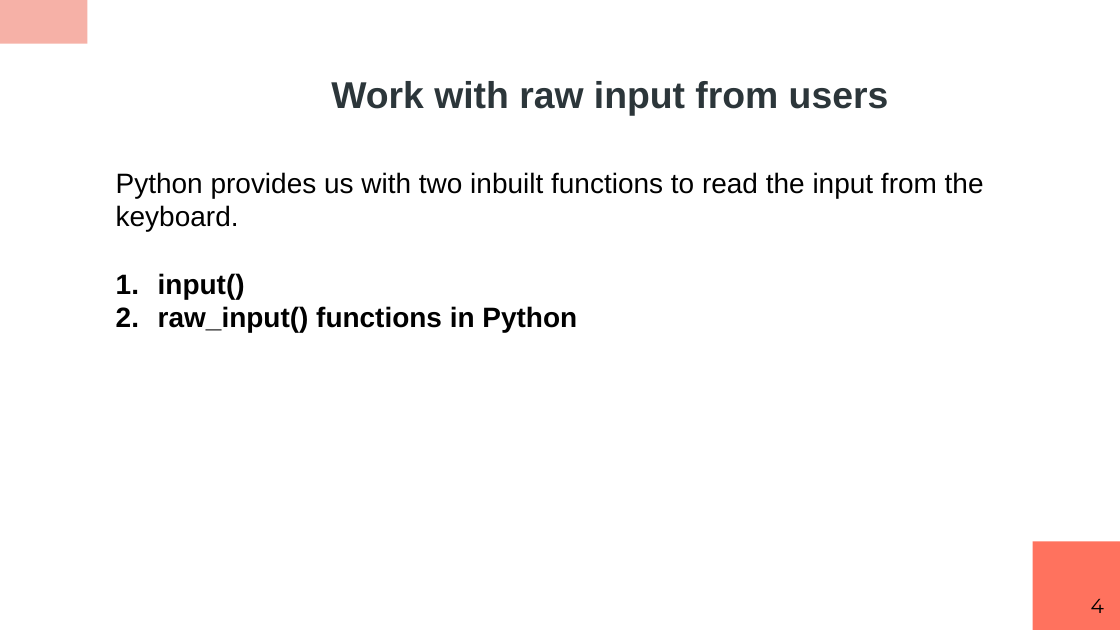
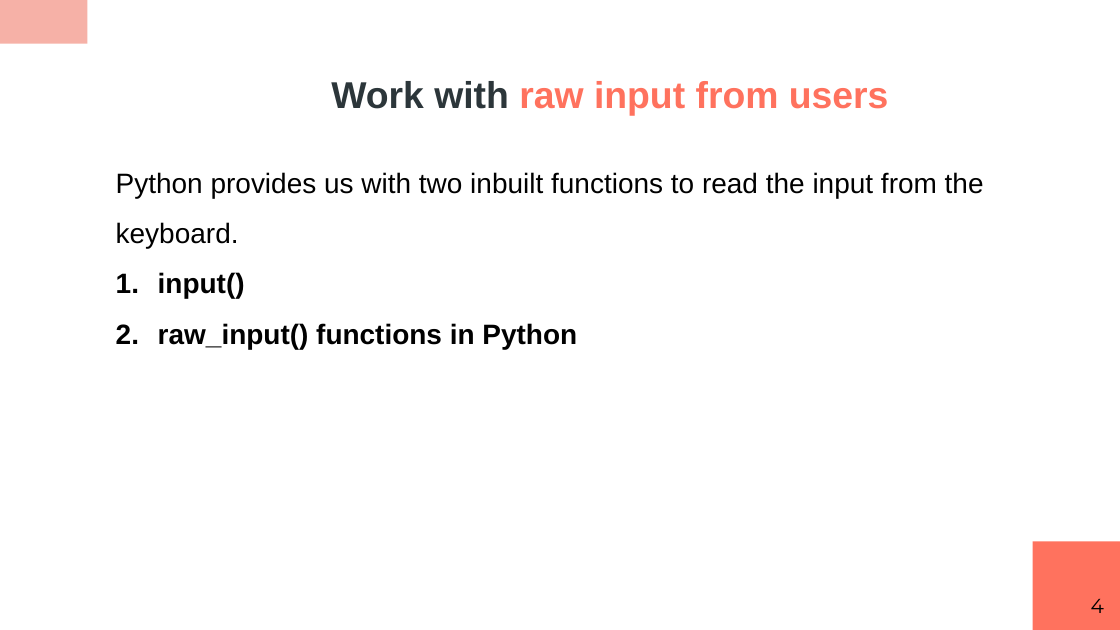
Before and after one commit to RashmivernekarN/ai_with_python_keonics, a slide deck: slide 4 of module2/ppt/Python Scripting.pptx. Drawn at 1120x630 pixels with LibreOffice and Linux fonts; fonts in the diff are those of the drawing. Boxes give left, top, right and bottom in pixels: in the first picture for what was removed or moved away, otherwise in the second. Text is boxed around its words. In the diff, an @@ line names an element or a change of style, - is before the commit and + after.

```diff
--- a/module2/ppt/Python Scripting.pptx
+++ b/module2/ppt/Python Scripting.pptx
@@ title "Work with raw input from ..." at (331, 81, 889, 116): text colour #2C363A to #FF725E in "raw input from users" @@
@@ text "Python provides us with two ..." at (116, 172, 984, 349): line spacing 1 to 1.5 @@
```
Also in this commit, not shown: 27 other slides changed, 39 slides added, 4 slides removed, 4 other files.
